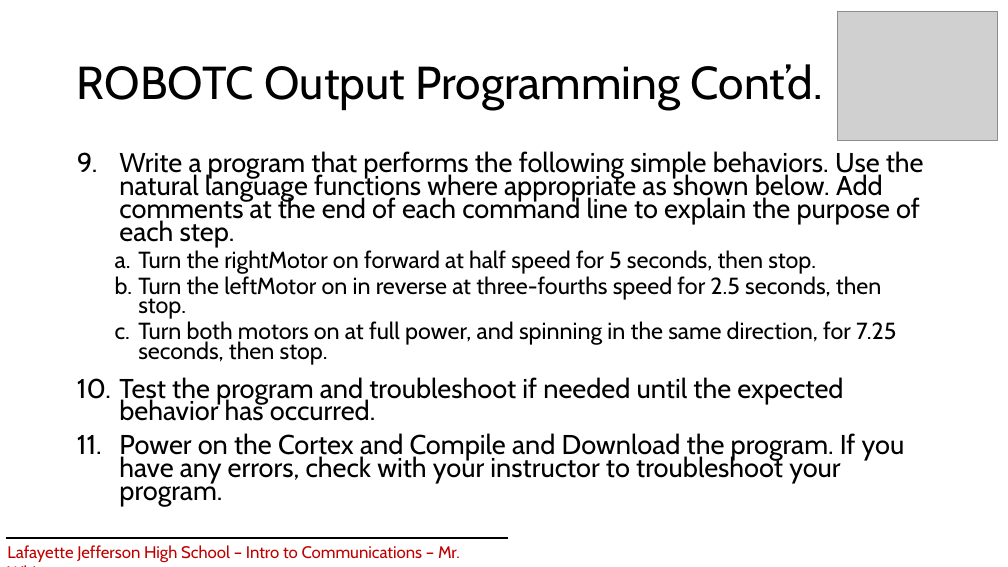
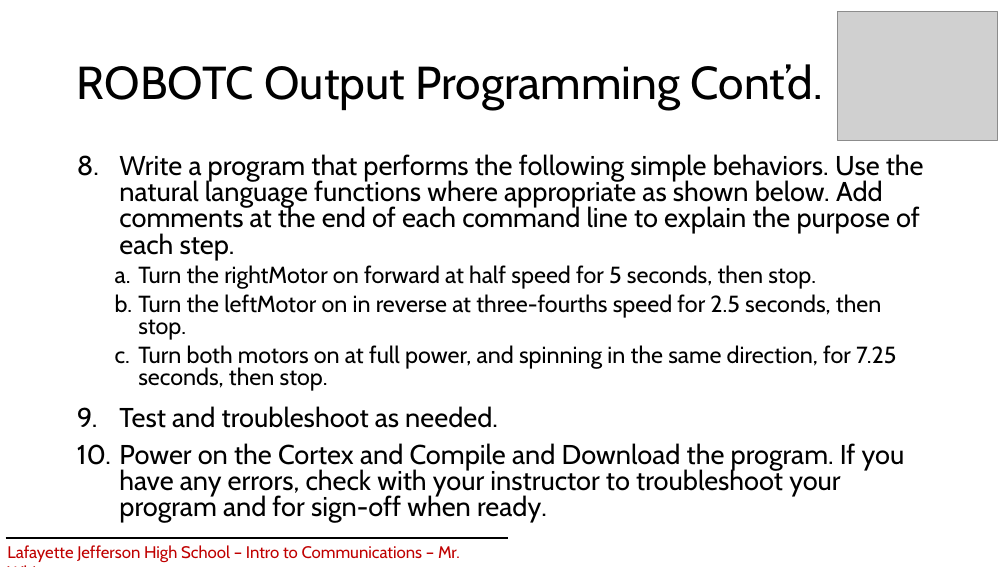
Before and after one commit to CJ-Marks/JHS-ObstacleRacer-Assignment, a slide deck: slide 5 of Procedures/ItC - Procedure 02 - ROBOTC IOs.pptx. Drawn at 1008x567 pixels with LibreOffice and Linux fonts; fonts in the diff are those of the drawing; grey boxes stand for pictures. Boxes give left, top, right and bottom in pixels: in the first picture for what was removed or moved away, otherwise in the second. Text is boxed around its words. In the diff, an @@ line names an element or a change of style, - is before the commit and + after.

```diff
--- a/Procedures/ItC - Procedure 02 - ROBOTC IOs.pptx
+++ b/Procedures/ItC - Procedure 02 - ROBOTC IOs.pptx
@@ text at [119, 154, 924, 391]: line spacing 0.7 to 0.8 @@
@@ text at [119, 406, 905, 522]: text changed @@
-10. Test the program and troubleshoot if needed until the expected behavior has occurred.
-11. Power on the Cortex and Compile and Download the program. If you have any errors, check with your instructor to troubleshoot your program.
+9. Test and troubleshoot as needed.
+10. Power on the Cortex and Compile and Download the program. If you have any errors, check with your instructor to troubleshoot your program and for sign-off when ready.
```
Also in this commit, not shown: 1 other slide changed, 3 slides added.
